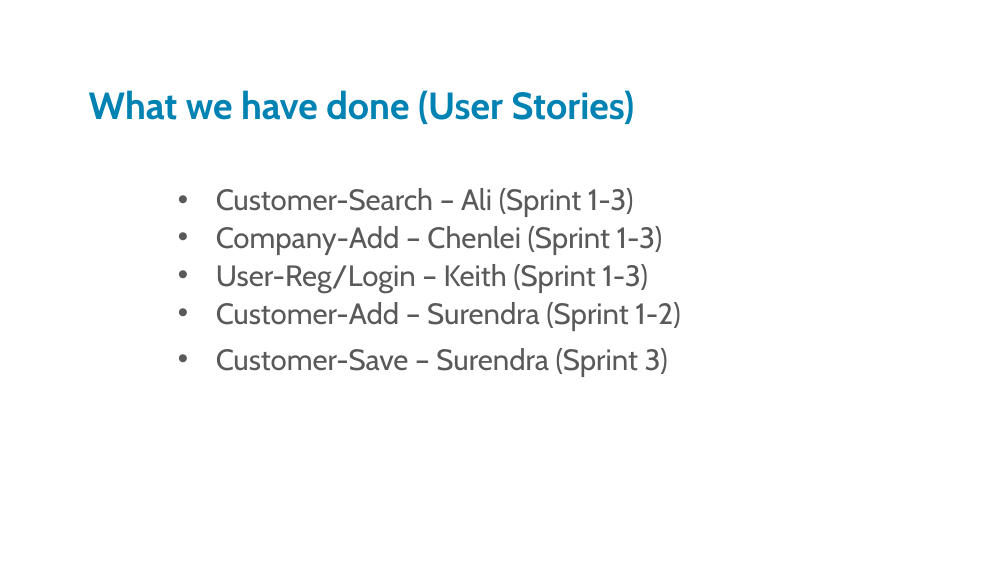
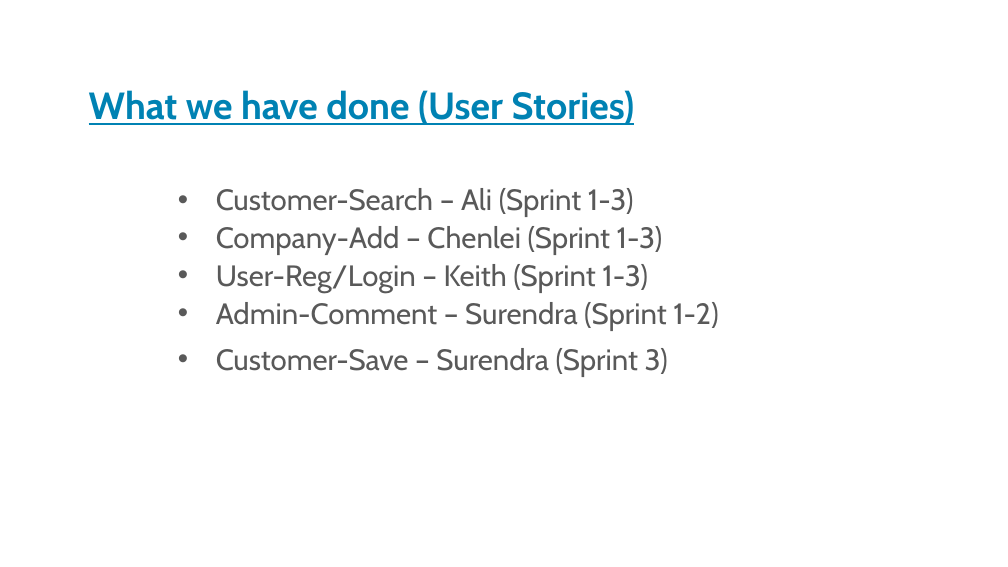
Before and after one commit to JoeyTatu/BusinessAppDev, a slide deck: slide 4 of Chenlei-- Presentation Slide.pptx. Drawn at 1008x567 pixels with LibreOffice and Linux fonts; fonts in the diff are those of the drawing; background and template pictures are left out. Boxes give left, top, right and bottom in pixels: in the first picture for what was removed or moved away, otherwise in the second. Text is boxed around its words. In the diff, an @@ line names an element or a change of style, - is before the commit and + after.

```diff
--- a/Chenlei-- Presentation Slide.pptx
+++ b/Chenlei-- Presentation Slide.pptx
@@ text "What we have done (User ..." at (x1=89, y1=90, x2=635, y2=125): underline on @@
@@ text at (x1=216, y1=302, x2=718, y2=331): text changed @@
-• Customer-Add – Surendra (Sprint 1-2)
+• Admin-Comment – Surendra (Sprint 1-2)
```
Also in this commit, not shown: 5 other slides changed.
